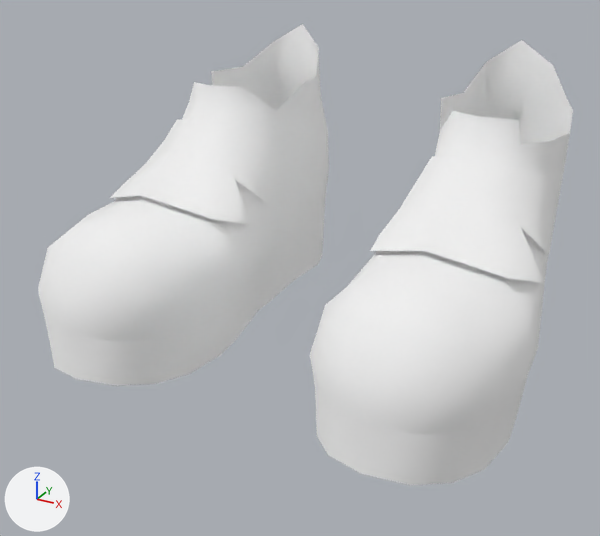
The FBX model SourceAssets/VRoid/built/SK_Shoes_006.fbx: old version first, new version second.
The view is the same before and after, from a 50 mm camera at (0.192, -0.4, 0.226) aimed at (-0.006, -0.041, 0.047). The lights are fixed; the arrows at lower left show +X, +Y and +Z. The older version comes first. Where no turn or scale is listed for an object, it has been applied to the vertices. Vertices at exactly the same position are counted once.

Names of what the first picture shows: 'Shoes_006'.
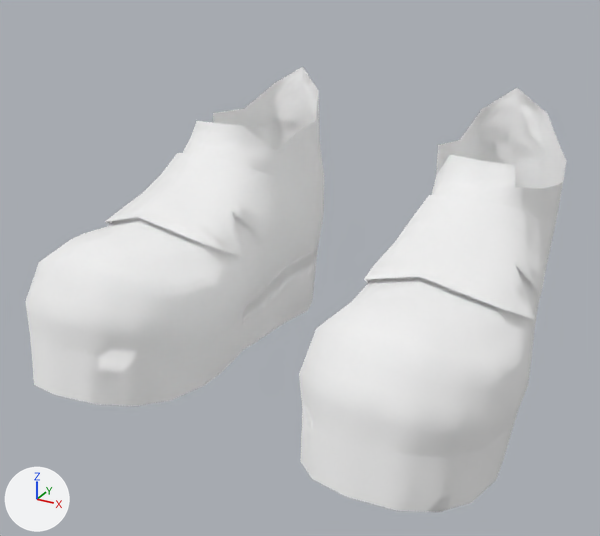
Changed parts and their boxes [x1, y1, x2, y2] in the pictures (600 x 536 px):
'Shoes_006', reshaped: before [38, 24, 573, 485]; after [25, 67, 566, 512]
part 1 of me_shoes_006, rebuilt: before [310, 40, 573, 485]; after [299, 88, 566, 512]
part 2 of me_shoes_006, rebuilt (6% shorter): before [38, 24, 329, 386]; after [25, 67, 324, 406]
part 3 of me_shoes_006, rebuilt: before [370, 156, 555, 283]; after [364, 195, 547, 320]
part 4 of me_shoes_006, rebuilt: before [110, 119, 283, 225]; after [105, 152, 279, 257]

What changed in the scene script:
```text
Change me_shoes_006:
    used by ob_shoes_006; location = (0.0, 0.0, 0.0)
    remove me_shoes_006.from_pydata(...)  # 366 vertices, 688 faces; spans x -0.127..0.127, y -0.143..0.094, z 0.0..0.156
    add me_shoes_006.from_pydata(...)  # 3000 vertices, 5692 faces; spans x -0.127..0.127, y -0.155..0.088, z -0.031..0.129
    me_shoes_006 part 1: the loose piece of 160 vertices spanning x 0.033..0.127, y -0.143..0.094, z 0.0..0.156 is rebuilt with 1346 vertices and now spans x 0.033..0.127, y -0.155..0.088, z -0.031..0.129
    me_shoes_006 part 2: the loose piece of 160 vertices spanning x -0.127..-0.033, y -0.143..0.094, z 0.0..0.156 is rebuilt with 1352 vertices and now spans x -0.127..-0.033, y -0.155..0.088, z -0.031..0.129
    me_shoes_006 part 3: the loose piece of 23 vertices spanning x 0.037..0.122, y -0.08..0.01, z 0.064..0.116 is rebuilt with 151 vertices and now spans x 0.037..0.122, y -0.085..0.007, z 0.048..0.098
    me_shoes_006 part 4: the loose piece of 23 vertices spanning x -0.122..-0.037, y -0.08..0.01, z 0.064..0.116 is rebuilt with 151 vertices and now spans x -0.122..-0.037, y -0.085..0.007, z 0.048..0.098
```
